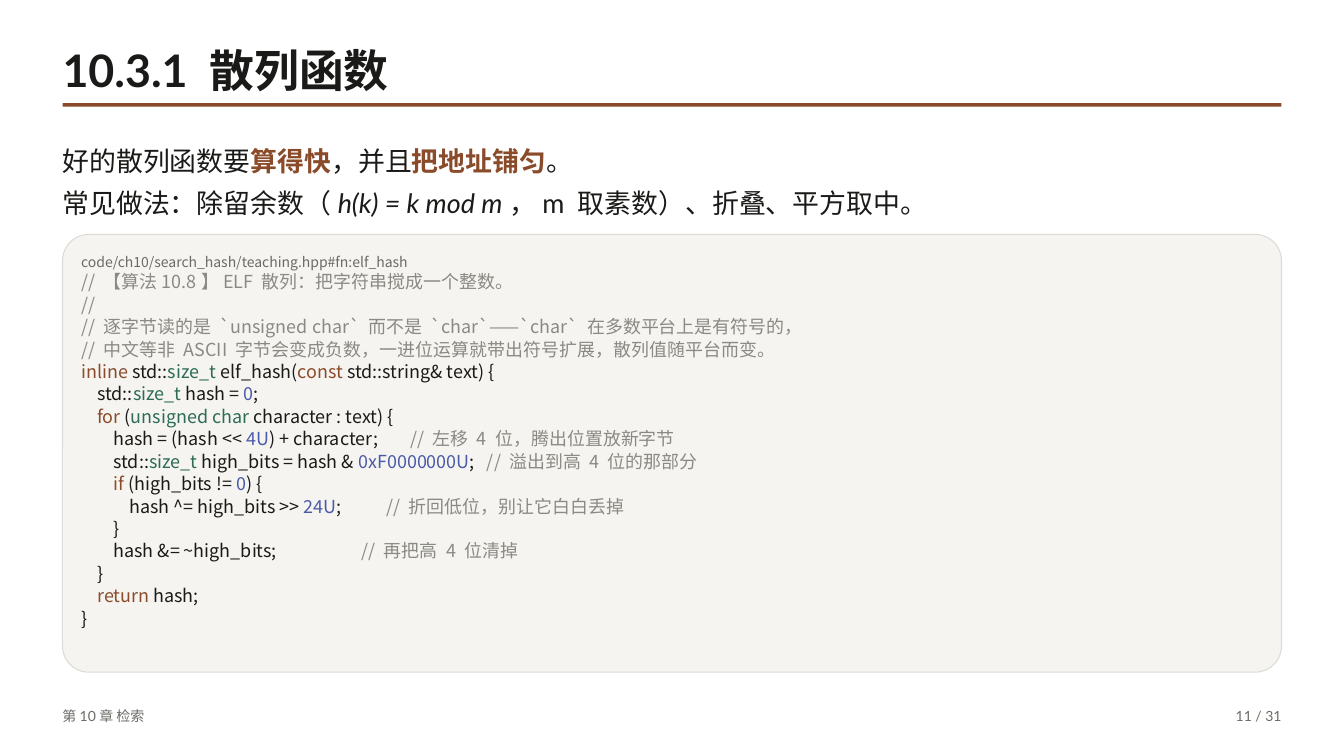
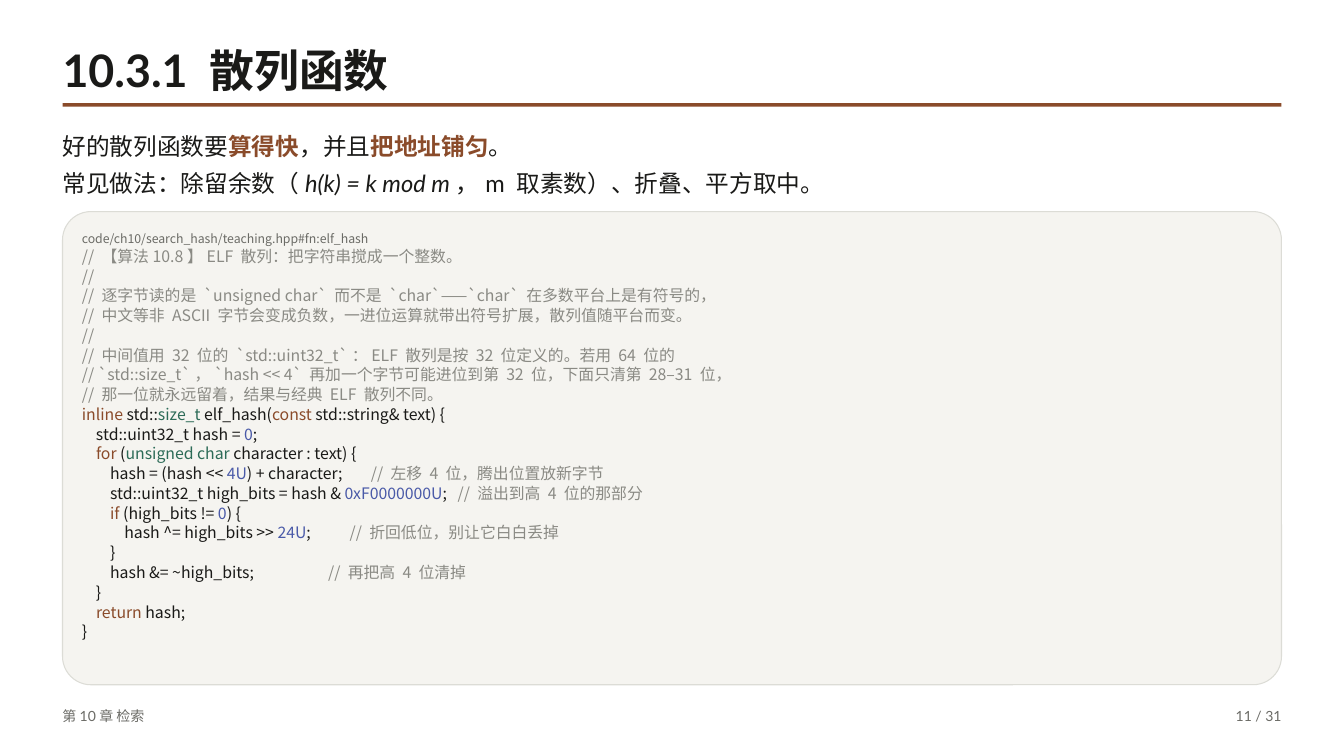
Before and after one commit to GMyhf/dsa-modernization, a slide deck: slide 11 of book/slides/pptx/ch10-search.pptx. Drawn at 1344x756 pixels with LibreOffice and Linux fonts; fonts in the diff are those of the drawing. Boxes give left, top, right and bottom in pixels: in the first picture for what was removed or moved away, otherwise in the second. Text is boxed around its words. In the diff, an @@ line names an element or a change of style, - is before the commit and + after.

```diff
--- a/book/slides/pptx/ch10-search.pptx
+++ b/book/slides/pptx/ch10-search.pptx
@@ text "好的散列函数要算得快，并且把地址铺匀。": place and size @@
-text "好的散列函数要算得快，并且把地址铺匀。" at (63,148,574,174)
+text "好的散列函数要算得快，并且把地址铺匀。" at (63,135,513,158)
@@ text "好的散列函数要算得快，并且把地址铺匀。" at (63,135,513,158): size 19.3 to 16.9 pt @@
@@ text "常见做法：除留余数（h(k) = k mod m，m ..." at (63,172,824,196): size 19.3 to 16.9 pt @@
@@ text "常见做法：除留余数（h(k) = k mod m，m ...": place and size @@
-text "常见做法：除留余数（h(k) = k mod m，m ..." at (63,190,927,217)
+text "常见做法：除留余数（h(k) = k mod m，m ..." at (63,172,824,196)
@@ rounded rectangle "code/ch10/search_hash/teaching.hpp#fn:elf_hash": place and size @@
-rounded rectangle "code/ch10/search_hash/teaching.hpp#fn:elf_hash" at (63,235,1281,673)
+rounded rectangle "code/ch10/search_hash/teaching.hpp#fn:elf_hash" at (63,212,1281,685)
@@ text in rounded rectangle at (82,233,716,621): size 10 to 8.8 pt in "code/ch10/search_hash/teaching.hpp#fn:elf_hash"; size 12.8 to 11.3 pt in "// 【算法10.8】ELF 散列：把字符串搅成一个整数。", "//", "// 逐字节读的是 `unsigned char` 而不是 `char`——`char` 在多数平台上是有符号的，", "// 中文等非 ASCII 字节会变成负数，一进位运算就带出符号扩展，散列值随平台而变。" and 10 more places @@
@@ text in rounded rectangle at (98,347,732,402): paragraphs added @@
+//
+// 中间值用 32 位的 `std::uint32_t`：ELF 散列是按 32 位定义的。若用 64 位的
+// `std::size_t`，`hash << 4` 再加一个字节可能进位到第 32 位，下面只清第 28–31 位，
+// 那一位就永远留着，结果与经典 ELF 散列不同。
@@ text in rounded rectangle at (96,427,257,443): text changed; size 12.8 to 11.3 pt @@
-std::size_t hash = 0;
+std::uint32_t hash = 0;
@@ text in rounded rectangle at (110,486,643,503): text changed; size 12.8 to 11.3 pt @@
-std::size_t high_bits = hash & 0xF0000000U; // 溢出到高 4 位的那部分
+std::uint32_t high_bits = hash & 0xF0000000U; // 溢出到高 4 位的那部分
```
Also in this commit, not shown: 42 other files.
